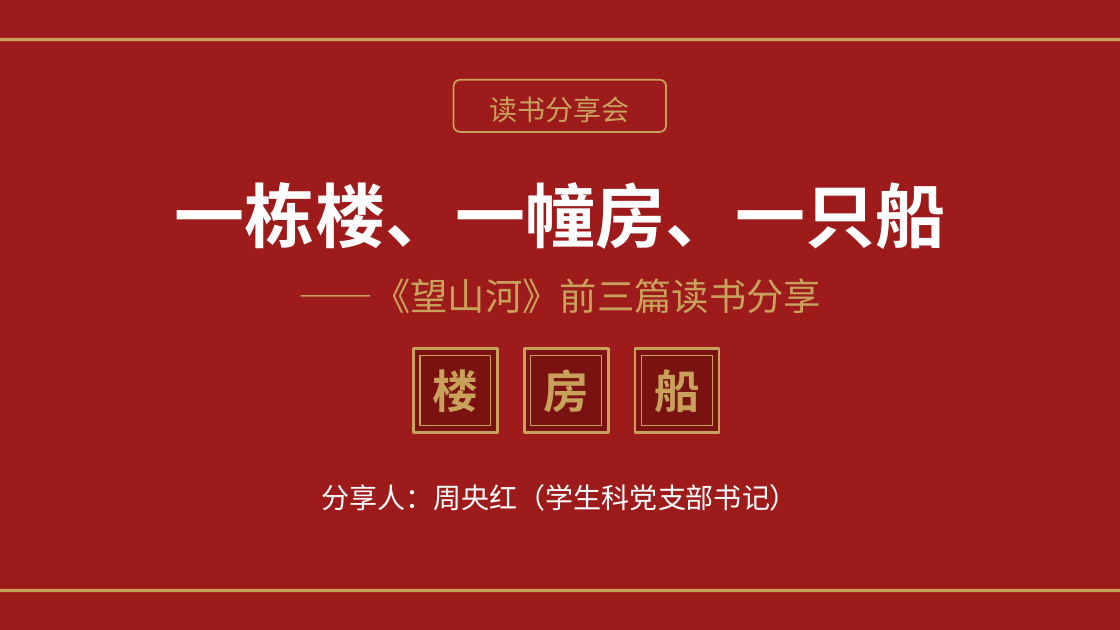
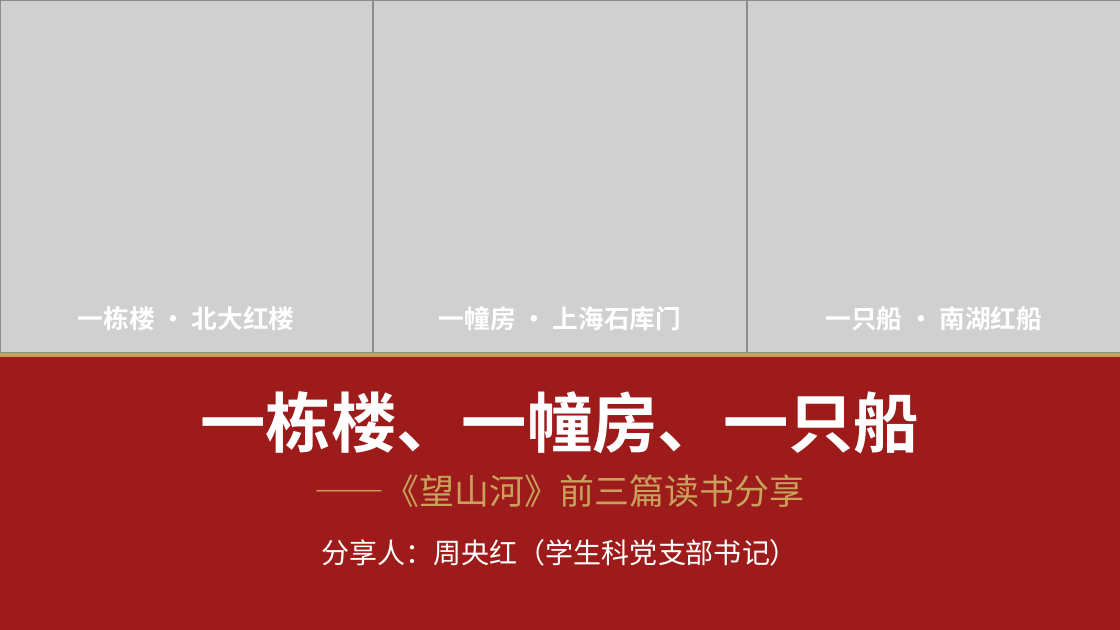
Before and after one commit to shyboy/studyh5, a slide deck: slide 1 of 09.望山河读书分享/《望山河》读书分享（30分钟版）.pptx. Drawn at 1120x630 pixels with LibreOffice and Linux fonts; fonts in the diff are those of the drawing; grey boxes stand for pictures. Boxes give left, top, right and bottom in pixels: in the first picture for what was removed or moved away, otherwise in the second. Text is boxed around its words. In the diff, an @@ line names an element or a change of style, - is before the commit and + after.

```diff
--- a/09.望山河读书分享/《望山河》读书分享（30分钟版）.pptx
+++ b/09.望山河读书分享/《望山河》读书分享（30分钟版）.pptx
@@ rectangle resized from (x1=0, y1=38, x2=1120, y2=41) to (x1=0, y1=0, x2=1120, y2=357) @@
@@ picture added at (x1=0, y1=0, x2=372, y2=353) @@
@@ picture added at (x1=374, y1=0, x2=746, y2=353) @@
@@ picture added at (x1=748, y1=0, x2=1120, y2=353) @@
@@ rounded rectangle removed at (x1=454, y1=80, x2=666, y2=132) @@
@@ text removed at (x1=490, y1=96, x2=630, y2=122) @@
-读书分享会
@@ text added at (x1=78, y1=307, x2=295, y2=330), 22 pt, text #FFFFFF, bold @@
+一栋楼 · 北大红楼
@@ text added at (x1=439, y1=307, x2=681, y2=330), 22 pt, text #FFFFFF, bold @@
+一幢房 · 上海石库门
@@ text added at (x1=825, y1=307, x2=1043, y2=330), 22 pt, text #FFFFFF, bold @@
+一只船 · 南湖红船
@@ rectangle removed at (x1=413, y1=349, x2=497, y2=433) @@
@@ rectangle removed at (x1=420, y1=355, x2=491, y2=426) @@
@@ rectangle removed at (x1=524, y1=349, x2=608, y2=433) @@
@@ rectangle removed at (x1=531, y1=355, x2=602, y2=426) @@
@@ rectangle removed at (x1=635, y1=349, x2=719, y2=433) @@
@@ rectangle removed at (x1=642, y1=355, x2=712, y2=426) @@
@@ text "一栋楼、一幢房、一只船" moved from (x1=175, y1=182, x2=945, y2=249) to (x1=200, y1=391, x2=919, y2=454) @@
@@ text "一栋楼、一幢房、一只船" at (x1=200, y1=391, x2=919, y2=454): size 60 to 56 pt @@
@@ text removed at (x1=433, y1=369, x2=479, y2=412) @@
-楼
@@ text removed at (x1=543, y1=369, x2=589, y2=412) @@
-房
@@ text removed at (x1=654, y1=369, x2=700, y2=412) @@
-船
@@ text "——《望山河》前三篇读书分享" moved from (x1=298, y1=278, x2=821, y2=313) to (x1=315, y1=474, x2=805, y2=507) @@
@@ text "——《望山河》前三篇读书分享" at (x1=315, y1=474, x2=805, y2=507): size 32 to 30 pt @@
@@ text "分享人：周央红（学生科党支部书记）" moved from (x1=322, y1=484, x2=798, y2=511) to (x1=322, y1=539, x2=798, y2=566) @@
@@ rectangle removed at (x1=0, y1=589, x2=1120, y2=592) @@
```
Also in this commit, not shown: 24 other slides changed, 1 slide added, 2 other files.
